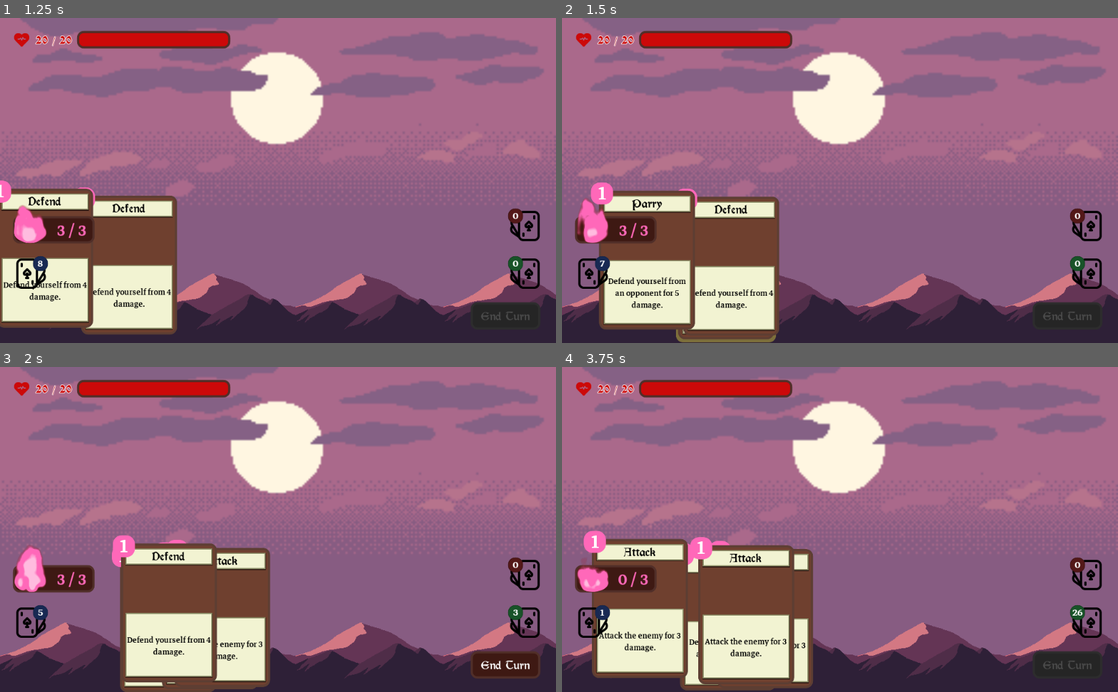
Above: before the commit, frames 1-4 (two rows, left to right).
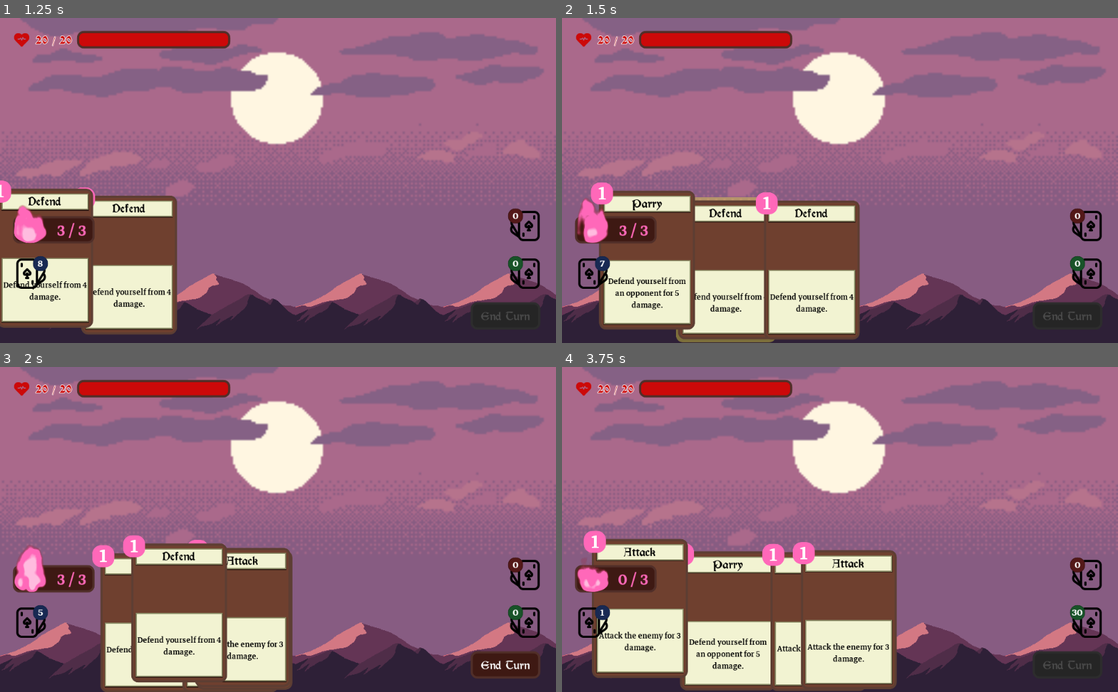
Above: after the commit, the same moments.

Repository: Maaack/Battle-Deck-Energy
Game: Godot game, scene res://Scenes/Main.tscn
The game is run twice, just before and just after one commit, with the same random seed, the same clock (stepped at 60 frames per second) and the same inputs.
Inputs (mouse positions are in pixels of both pictures, inside the frame that each line leads up to):
- Up to frame 1 (1.25 s): move the mouse to (400, 164) at 0.52 s; click (400, 164) at 0.67 s
- Up to frame 2 (1.5 s): move the mouse to (728, 196) at 1.27 s; click (728, 196) at 1.42 s
- Up to frame 3 (2 s): no input
- Up to frame 4 (3.75 s): click "End Turn" at 2 s; move the mouse to (895, 458) at 2.77 s; click (895, 458) at 2.92 s; move the mouse to (812, 594) at 3.52 s; click (812, 594) at 3.67 s

Frame 1 is identical in both runs. In frame 2, 8.5% of the frame differs, in the area x 20-54%, y 52-99%; in frame 3, 6.2%; in frame 4, 11%, in the area x 23-94%, y 52-100%.

Commit message:
BATL-01: Fans cards away from the card focused on by the mouse.

Diff:
--- a/Scenes/HUD/BattleScreen.tscn
+++ b/Scenes/HUD/BattleScreen.tscn
@@ -12,7 +12,7 @@
 anchor_top = 1.0
 anchor_right = 1.0
 anchor_bottom = 1.0
-mouse_filter = 1
+mouse_filter = 2
 script = ExtResource( 2 )
 __meta__ = {
 "_edit_horizontal_guides_": [ 576.437, 439.991, 352.01, 24.2419 ],
--- a/Scenes/HUD/Cards/AttackCard.tscn
+++ b/Scenes/HUD/Cards/AttackCard.tscn
@@ -1,7 +1,8 @@
 [gd_scene load_steps=3 format=2]
 
-[ext_resource path="res://Scenes/HUD/Cards/Base/CardFront.tscn" type="PackedScene" id=1]
+[ext_resource path="res://Scenes/HUD/Cards/Base/Card.tscn" type="PackedScene" id=1]
 [ext_resource path="res://Resources/CardSettings/AttackCardSetting.tres" type="Resource" id=2]
+
 
 [node name="AttackCard" instance=ExtResource( 1 )]
 card_settings = ExtResource( 2 )
--- a/Scenes/HUD/Cards/Base/Card.gd
+++ b/Scenes/HUD/Cards/Base/Card.gd
@@ -22,6 +22,7 @@
 var discarding : bool = false
 var exhausting : bool = false
 var packed_scene : PackedScene setget set_packed_scene
+var _moving_to_position = null
 
 
 func set_init_card_settings(value:CardSettings):
@@ -85,11 +86,14 @@
 func _get_tween_time():
 	return 0.5
 
-func tween_to_position(new_position:Vector2):
+func tween_to_position(new_position:Vector2, tween_time:float = _get_tween_time()):
+	if _moving_to_position == new_position:
+		return
+	_moving_to_position = new_position
 	if is_instance_valid(tween_node):
 		if tween_node.is_active():
 			tween_node.stop_all()
-		tween_node.interpolate_property(self, "position", position, new_position, _get_tween_time())
+		tween_node.interpolate_property(self, "position", position, new_position, tween_time)
 		tween_node.start()
 
 func _on_CardTween_tween_completed(object, key):
--- a/Scenes/HUD/Cards/Base/CardFront.tscn
+++ b/Scenes/HUD/Cards/Base/Card.tscn
@@ -1,11 +1,11 @@
 [gd_scene load_steps=11 format=2]
 
-[ext_resource path="res://Themes/HUD.tres" type="Theme" id=1]
+[ext_resource path="res://Scenes/HUD/Cards/Base/Card.gd" type="Script" id=1]
 [ext_resource path="res://Themes/StyleBoxes/CardFront.tres" type="StyleBox" id=2]
-[ext_resource path="res://Themes/Fonts/morris_roman_24pt.tres" type="DynamicFont" id=3]
-[ext_resource path="res://Themes/Fonts/markazi_text_20pt.tres" type="DynamicFont" id=4]
+[ext_resource path="res://Themes/HUD.tres" type="Theme" id=3]
+[ext_resource path="res://Themes/Fonts/morris_roman_24pt.tres" type="DynamicFont" id=4]
 [ext_resource path="res://Themes/Fonts/markazi_text_48pt.tres" type="DynamicFont" id=5]
-[ext_resource path="res://Scenes/HUD/Cards/Base/Card.gd" type="Script" id=6]
+[ext_resource path="res://Themes/Fonts/markazi_text_20pt.tres" type="DynamicFont" id=6]
 [ext_resource path="res://Themes/StyleBoxes/CardTitleStyleBox.tres" type="StyleBox" id=7]
 [ext_resource path="res://Scenes/HUD/Cards/Base/GlowAnimation.tres" type="Animation" id=8]
 [ext_resource path="res://Scenes/HUD/Glows/GoldGlowStyleBox.tres" type="StyleBox" id=9]
--- a/Scenes/HUD/Cards/DefendCard.tscn
+++ b/Scenes/HUD/Cards/DefendCard.tscn
@@ -1,7 +1,8 @@
 [gd_scene load_steps=3 format=2]
 
 [ext_resource path="res://Resources/CardSettings/DefendCardSetting.tres" type="Resource" id=1]
-[ext_resource path="res://Scenes/HUD/Cards/Base/CardFront.tscn" type="PackedScene" id=2]
+[ext_resource path="res://Scenes/HUD/Cards/Base/Card.tscn" type="PackedScene" id=2]
+
 
 [node name="DefendCard" instance=ExtResource( 2 )]
 card_settings = ExtResource( 1 )
--- a/Scenes/HUD/Cards/ParryCard.tscn
+++ b/Scenes/HUD/Cards/ParryCard.tscn
@@ -1,7 +1,8 @@
 [gd_scene load_steps=3 format=2]
 
 [ext_resource path="res://Resources/CardSettings/ParryCardSetting.tres" type="Resource" id=1]
-[ext_resource path="res://Scenes/HUD/Cards/Base/CardFront.tscn" type="PackedScene" id=2]
+[ext_resource path="res://Scenes/HUD/Cards/Base/Card.tscn" type="PackedScene" id=2]
+
 
 [node name="ParryCard" instance=ExtResource( 2 )]
 card_settings = ExtResource( 1 )
--- a/Scenes/HUD/HandManager/HandManager.gd
+++ b/Scenes/HUD/HandManager/HandManager.gd
@@ -8,9 +8,11 @@
 export(float, 0, 4096) var starting_width : float = 512
 export(float, 0, 4096) var ending_width : float = 1024
 export(int, 0, 32) var max_hand_size : int = 8
+export(float, 0, 1024) var ignore_mouse_range : float = 200
+export(float, 0, 1024) var fan_cards_from_center : float = 60
+export(float, 0.0, 2.0) var fan_speed : float = 0.2
 
 var cards : Array
-
 
 func add_card(card:Card):
 	cards.append(card)
@@ -45,8 +47,49 @@
 			positions.append(card_position)
 	return positions
 
+func _input(event):
+	if event is InputEventMouseMotion:
+		var relative_position : Vector2 = event.get_position() - get_global_transform().get_origin()
+		var nearest_card : Card = get_nearest_card(relative_position)
+		if is_instance_valid(nearest_card):
+			_fan_cards_away_from_card(nearest_card)
+		else:
+			_fan_cards()
+
+func get_nearest_card(input_position:Vector2):
+	var nearest_card : Card
+	var shortest_distance : float = ignore_mouse_range
+	for card in cards:
+		if card is Card:
+			var diff : Vector2 = card.position - input_position
+			var distance : float = diff.length()
+			if distance < shortest_distance:
+				shortest_distance = distance
+				nearest_card = card
+	return nearest_card
+
 func _fan_cards():
 	var positions : Array = get_card_positions()
 	for card in cards:
 		if card is Card:
 			card.tween_to_position(positions.pop_front())
+
+func _fan_cards_away_from_card(focused_card:Card):
+	var positions : Array = get_card_positions()
+	var card_index : int = cards.find(focused_card)
+	positions = _fan_positions_from_index(positions, card_index)
+	for card in cards:
+		if card is Card:
+			card.tween_to_position(positions.pop_front(), 0.2)
+
+func _fan_positions_from_index(positions:Array, card_index:int):
+	var new_positions : Array
+	var index : int = 0
+	for card_position in positions:
+		if index != card_index:
+			var hand_distance = abs(index - card_index)
+			var fan_distance = fan_cards_from_center / hand_distance
+			card_position += Vector2(fan_distance * sign(index - card_index), 0)
+		new_positions.append(card_position)
+		index += 1
+	return new_positions
Not shown: 4 places in Scenes/HUD/Cards/Base/Card.tscn that only renumber resources
